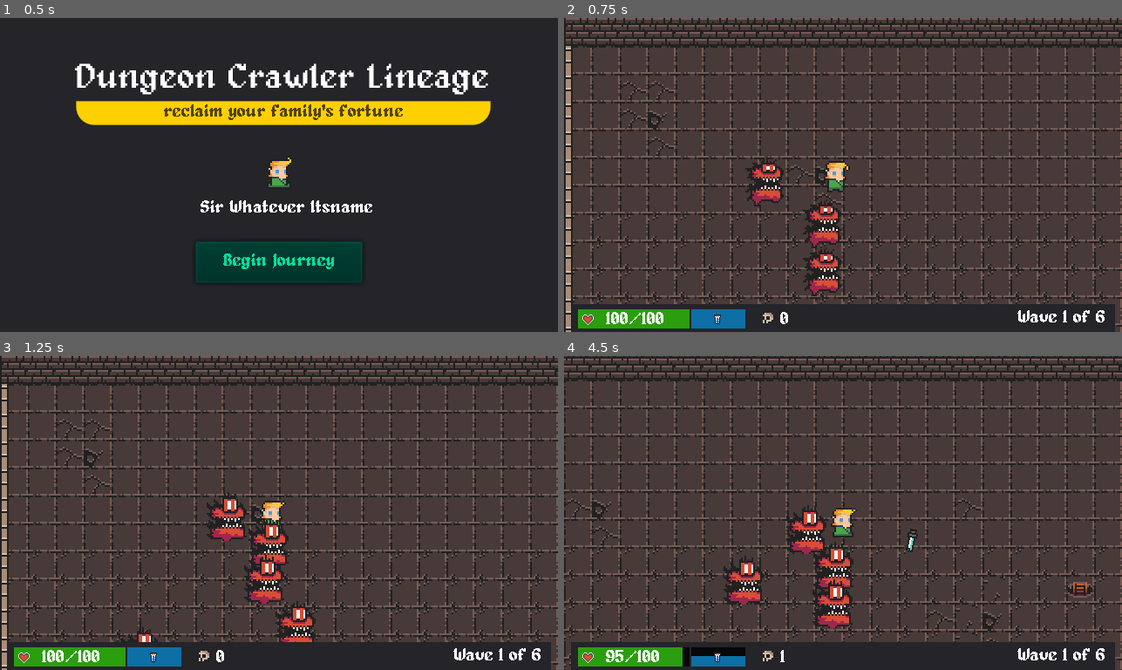
Above: before the commit, frames 1-4 (two rows, left to right).
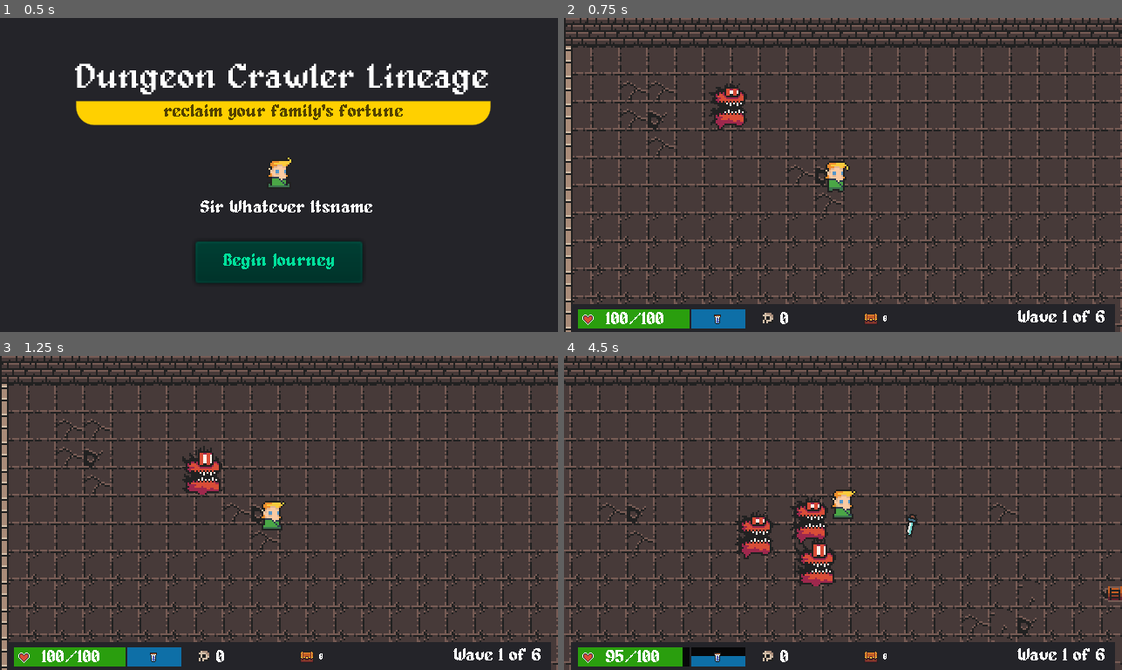
Above: after the commit, the same moments.

Repository: sandroscosta/uevora-dungeon-legacy
Game: Godot game, scene res://src/scenes/StartScreen.tscn
The game is run twice, just before and just after one commit, with the same random seed, the same clock (stepped at 60 frames per second) and the same inputs.
Inputs (mouse positions are in pixels of both pictures, inside the frame that each line leads up to):
- Up to frame 1 (0.5 s): no input
- Up to frame 2 (0.75 s): click "Begin Journey" at 0.5 s
- Up to frame 3 (1.25 s): no input
- Up to frame 4 (4.5 s): move the mouse to (965, 497) at 1.27 s; press the mouse at (965, 497) at 1.28 s; hold Right (ui_right) 1.28-2.03 s; move the mouse to (731, 528) at 2.02 s; release the mouse at (731, 528) at 2.03 s; hold Down (ui_down) 2.03-2.78 s; right-click (731, 528) at 2.1 s; move the mouse to (898, 443) at 2.77 s; press the mouse at (898, 443) at 2.78 s; hold Right (ui_right) 2.78-3.53 s; move the mouse to (815, 575) at 3.52 s; release the mouse at (815, 575) at 3.53 s; hold Up (ui_up) 3.53-4.28 s; right-click (815, 575) at 3.6 s; move the mouse to (1010, 560) at 4.27 s; press the mouse at (1010, 560) at 4.28 s; hold Left (ui_left) from 4.28 s (still down)

Frame 1 is identical in both runs. In frame 2, 2.8% of the frame differs, in the area x 25-58%, y 20-98%; in frame 3, 3.7%; in frame 4, 38%, in the area x 0-100%, y 0-100%.

Commit message:
feat: add coins

Diff:
--- /dev/null
+++ b/src/scenes/Coin.tscn
@@ -0,0 +1,32 @@
+[gd_scene load_steps=8 format=2]
+
+[ext_resource path="res://assets/sprites/frames/coin_anim_f1.png" type="Texture" id=1]
+[ext_resource path="res://assets/sprites/frames/coin_anim_f0.png" type="Texture" id=2]
+[ext_resource path="res://assets/sprites/frames/coin_anim_f2.png" type="Texture" id=3]
+[ext_resource path="res://assets/sprites/frames/coin_anim_f3.png" type="Texture" id=4]
+[ext_resource path="res://src/scripts/Coin.gd" type="Script" id=5]
+
+[sub_resource type="SpriteFrames" id=1]
+animations = [ {
+"frames": [ ExtResource( 2 ), ExtResource( 1 ), ExtResource( 3 ), ExtResource( 4 ) ],
+"loop": true,
+"name": "anim",
+"speed": 5.0
+} ]
+
+[sub_resource type="CircleShape2D" id=2]
+radius = 6.0
+
+[node name="Coin" type="Area2D"]
+script = ExtResource( 5 )
+
+[node name="AnimatedSprite" type="AnimatedSprite" parent="."]
+frames = SubResource( 1 )
+animation = "anim"
+frame = 2
+playing = true
+
+[node name="CollisionShape2D" type="CollisionShape2D" parent="."]
+shape = SubResource( 2 )
+
+[connection signal="body_entered" from="." to="." method="_on_Coin_body_entered"]
--- a/src/scenes/Game.tscn
+++ b/src/scenes/Game.tscn
@@ -22,10 +22,13 @@
 [node name="EnemySpawn" type="YSort" parent="."]
 script = SubResource( 1 )
 
-[node name="SpawnTimer" type="Timer" parent="."]
+[node name="EnemySpawnTimer" type="Timer" parent="."]
+wait_time = 1.5
+autostart = true
 
 [node name="ManaSpawnTimer" type="Timer" parent="."]
 wait_time = 10.0
 autostart = true
 
+[connection signal="timeout" from="EnemySpawnTimer" to="." method="_on_EnemySpawnTimer_timeout"]
 [connection signal="timeout" from="ManaSpawnTimer" to="." method="_on_ManaSpawnTimer_timeout"]
--- a/src/scenes/GameUi.tscn
+++ b/src/scenes/GameUi.tscn
@@ -8,6 +8,8 @@
 [ext_resource path="res://assets/sprites/frames/flask_blue.png" type="Texture" id=6]
 [ext_resource path="res://assets/sprites/frames/ui_heart_full.png" type="Texture" id=7]
 [ext_resource path="res://src/scripts/ManaBar.gd" type="Script" id=8]
+[ext_resource path="res://assets/sprites/frames/chest_full_open_anim_f0.png" type="Texture" id=9]
+[ext_resource path="res://src/scripts/Coins.gd" type="Script" id=10]
 
 [sub_resource type="StyleBoxFlat" id=1]
 bg_color = Color( 0.168627, 0.623529, 0.0588235, 1 )
@@ -63,7 +65,7 @@
 [node name="LabelEnemiesKilled" type="Label" parent="Skull"]
 margin_left = 7.0
 margin_top = -2.0
-margin_right = 45.0
+margin_right = 47.0
 margin_bottom = 8.0
 text = "0"
 script = ExtResource( 4 )
@@ -92,3 +94,15 @@
 position = Vector2( 88, 172 )
 scale = Vector2( 0.5, 0.5 )
 texture = ExtResource( 6 )
+
+[node name="Chest" type="Sprite" parent="."]
+position = Vector2( 176, 172 )
+scale = Vector2( 0.5, 0.5 )
+texture = ExtResource( 9 )
+
+[node name="Coins" type="Label" parent="Chest"]
+margin_left = 14.0
+margin_top = -4.0
+margin_right = 54.0
+margin_bottom = 6.0
+script = ExtResource( 10 )
--- /dev/null
+++ b/src/scripts/Coin.gd
@@ -0,0 +1,7 @@
+extends Area2D
+
+
+func _on_Coin_body_entered(body):
+	if body.name == "Player":
+		GameState.treasure += 1
+		queue_free()
--- /dev/null
+++ b/src/scripts/Coins.gd
@@ -0,0 +1,15 @@
+extends Label
+
+
+# Declare member variables here. Examples:
+# var a = 2
+# var b = "text"
+
+
+# Called when the node enters the scene tree for the first time.
+func _ready():
+	text = str(GameState.treasure)
+
+
+func _process(delta):
+	text = str(GameState.treasure)
--- a/src/scripts/EnemyBase.gd
+++ b/src/scripts/EnemyBase.gd
@@ -7,6 +7,8 @@
 
 onready var player = get_tree().get_nodes_in_group("player")[0]
 onready var animationSprite = get_node("AnimatedSprite")
+
+onready var coin = preload("res://src/scenes/Coin.tscn")
 
 func _physics_process(_delta):
 	direction = (player.position - position).normalized()
@@ -28,6 +30,9 @@
 	if health_points <= 0:
 		GameState.enemies_killed += 1
 		GameState.wave_enemy_kills += 1
+		var drop_coin = coin.instance()
+		drop_coin.position = position
+		get_parent().add_child(drop_coin)
 		queue_free()
 
 
--- a/src/scripts/Game.gd
+++ b/src/scripts/Game.gd
@@ -3,6 +3,8 @@
 onready var EnemyBase = preload("res://src/scenes/EnemyBase.tscn")
 onready var EnemySpawn = get_node("EnemySpawn")
 onready var ManaFlask = preload("res://src/scenes/ManaFlask.tscn")
+
+var spawn_counter: int = 0
 
 var rng = RandomNumberGenerator.new()
 
@@ -15,16 +17,22 @@
 	if GameState.wave < GameState.max_waves:
 		if GameState.spawn_num_enemies == GameState.wave_enemy_kills:
 			GameState.generate_next_wave()
-			enemy_spawn()
+			spawn_counter = 0
 
 func enemy_spawn():
-	for i in GameState.spawn_num_enemies:
-		var enemy = EnemyBase.instance()
-		enemy.position = Vector2(rng.randi_range(50, 200), rng.randi_range(50, 200))
-		EnemySpawn.add_child(enemy)
+	var enemy = EnemyBase.instance()
+	enemy.position = Vector2(rng.randi_range(30, 550), rng.randi_range(30, 220))
+	EnemySpawn.add_child(enemy)
 
 
 func _on_ManaSpawnTimer_timeout():
 	var flask = ManaFlask.instance()
 	flask.position = Vector2(rng.randi_range(50, 200), rng.randi_range(50, 200))
 	add_child(flask)
+
+
+func _on_EnemySpawnTimer_timeout():
+	print_debug(GameState.spawn_num_enemies, " ", spawn_counter)
+	if spawn_counter < GameState.spawn_num_enemies:
+		enemy_spawn()
+		spawn_counter += 1
--- a/src/scripts/GameState.gd
+++ b/src/scripts/GameState.gd
@@ -7,6 +7,7 @@
 var player_hp: int = 100
 var _player_max_hp: int = 100 setget set_max_hp, get_max_hp
 var player_mana: int = 10
+var treasure: int = 0
 var wave: int = 0
 var max_waves: int = 6
 var enemies_killed: int = 0
@@ -50,6 +51,7 @@
 	player_hp = _player_max_hp
 	wave = 0
 	spawn_num_enemies = MAX_ROUND_ENEMIES
+	player_mana = 10
 
 func _ready():
 	random.randomize()
Not shown: 1 places in src/scenes/GameUi.tscn that only renumber resources
